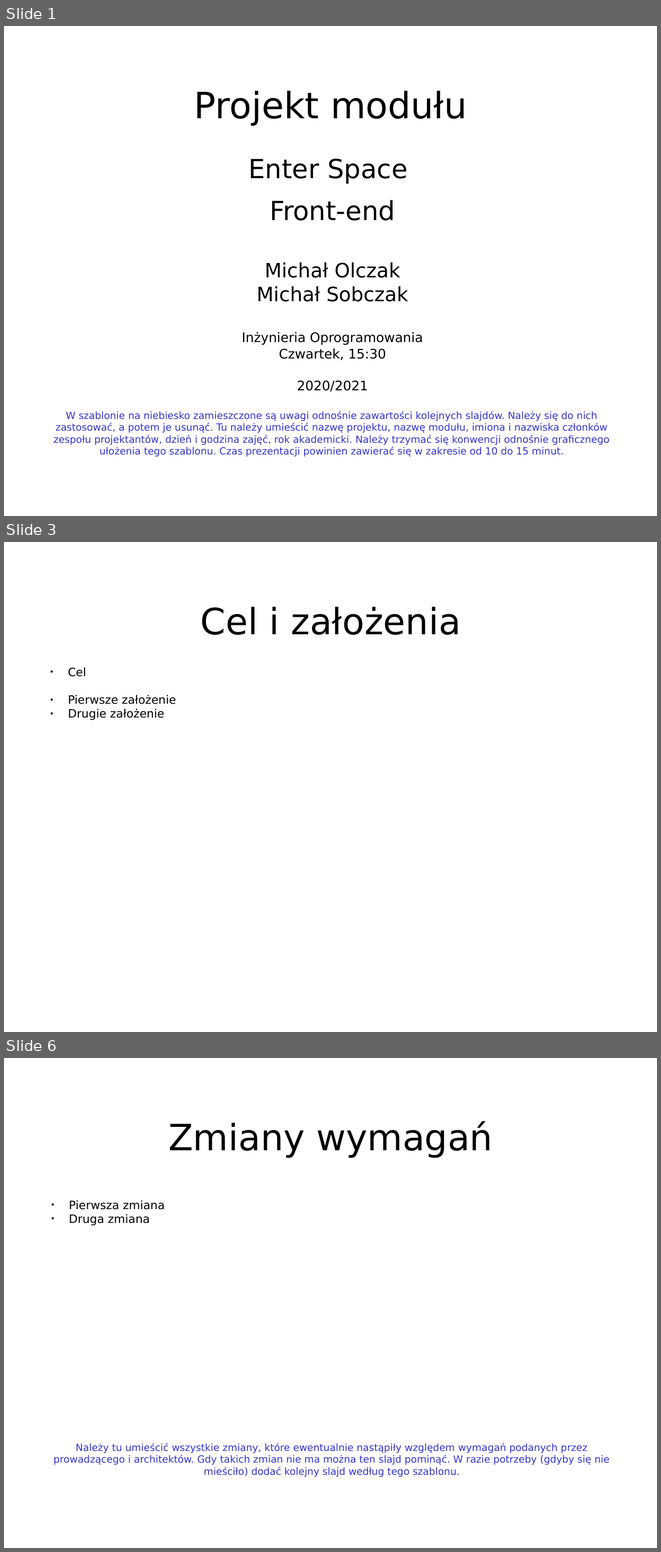
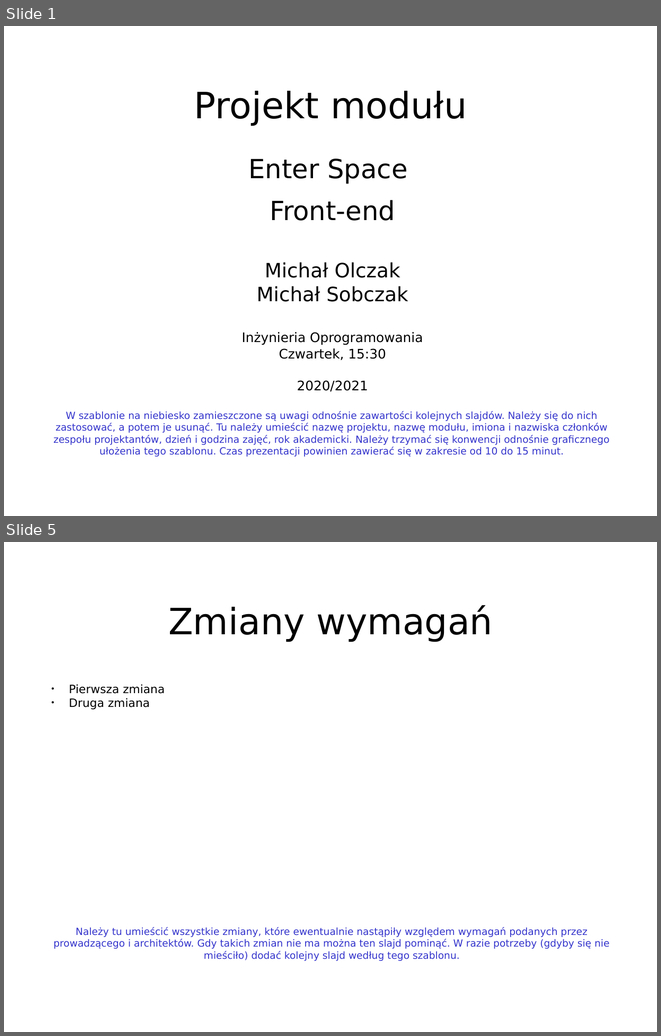
Before and after one commit to Informatyka-Stosowana-Chopy/Inzynieria-oprogramowania, a slide deck: front-end/front-end_prez.ppt. Shown one above the other, each under a label of ours: slides 1, 3 and 6 before the commit, slides 1 and 5 after it; the slides between them are not shown. The pictures are 661x1552 and 661x1036 pixels, drawn with LibreOffice and Linux fonts; fonts in the diff are those of the drawing. Boxes give left, top, right and bottom in pixels: in the first picture for what was removed or moved away, otherwise in the second. Text is boxed around its words. In the diff, an @@ line names an element or a change of style, - is before the commit and + after.

```diff
--- a/front-end/front-end_prez.ppt
+++ b/front-end/front-end_prez.ppt
@@ slide 3 removed at (4,542,657,1032), background #FFFFFF @@
@@ title removed at (200,607,461,635) @@
-Cel i założenia
@@ text removed at (68,667,176,720) @@
-● Cel
-● Pierwsze założenie
-● Drugie założenie
@@ what was slide 6 is now slide 5 @@
```
Also in this commit, not shown: 7 slides changed, 4 slides added, 4 other slides removed.
